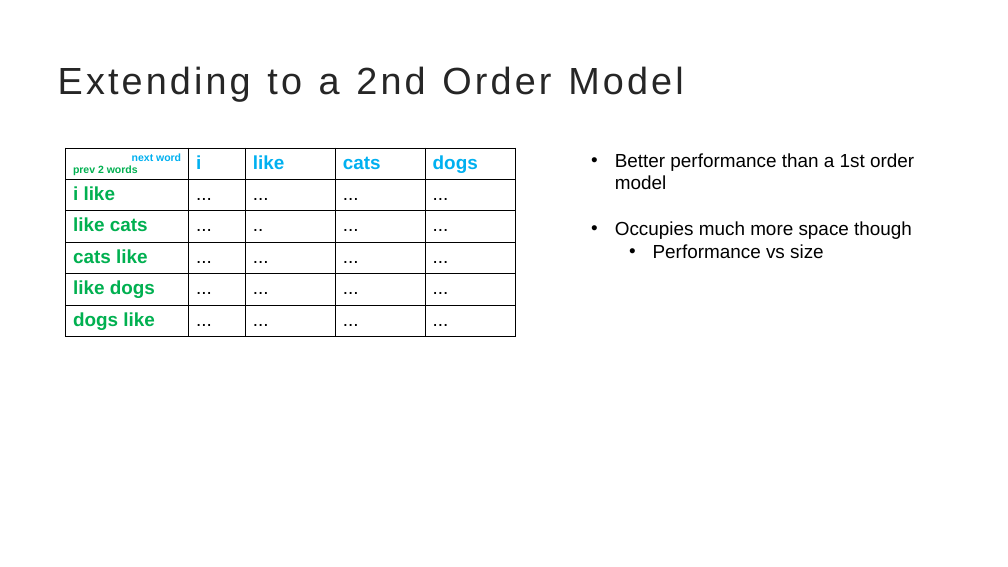
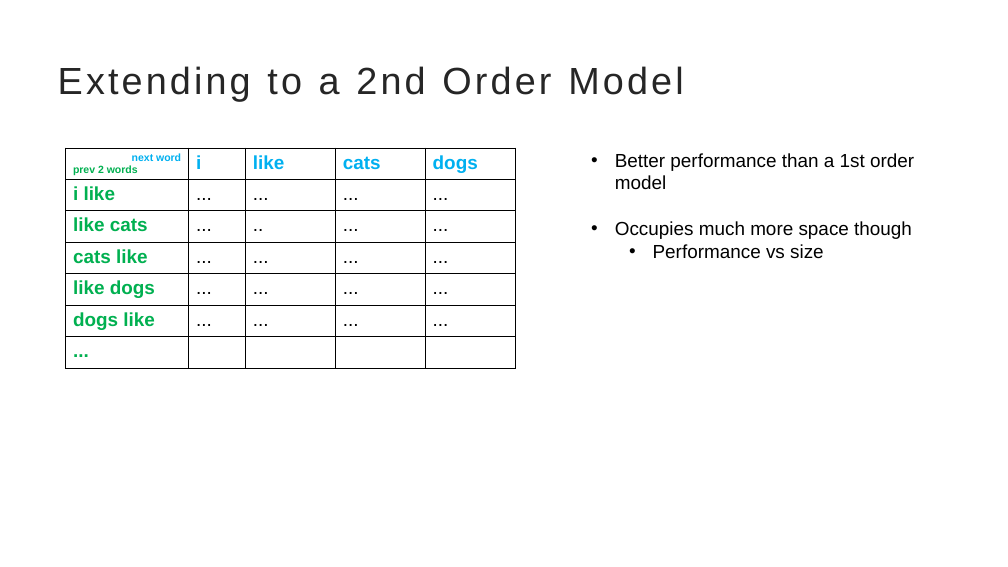
Before and after one commit to brinda-25/workshop, a slide deck: slide 6 of Day4/markov/next_word_prediction.pptx. Drawn at 1008x567 pixels with LibreOffice and Linux fonts; fonts in the diff are those of the drawing. Boxes give left, top, right and bottom in pixels: in the first picture for what was removed or moved away, otherwise in the second. Text is boxed around its words. In the diff, an @@ line names an element or a change of style, - is before the commit and + after.

```diff
--- a/Day4/markov/next_word_prediction.pptx
+++ b/Day4/markov/next_word_prediction.pptx
@@ table at <box>66,148,516,370</box> @@
+row 7: ... |  |  |  | 
```
Also in this commit, not shown: 1 other slide changed, 2 other files.
